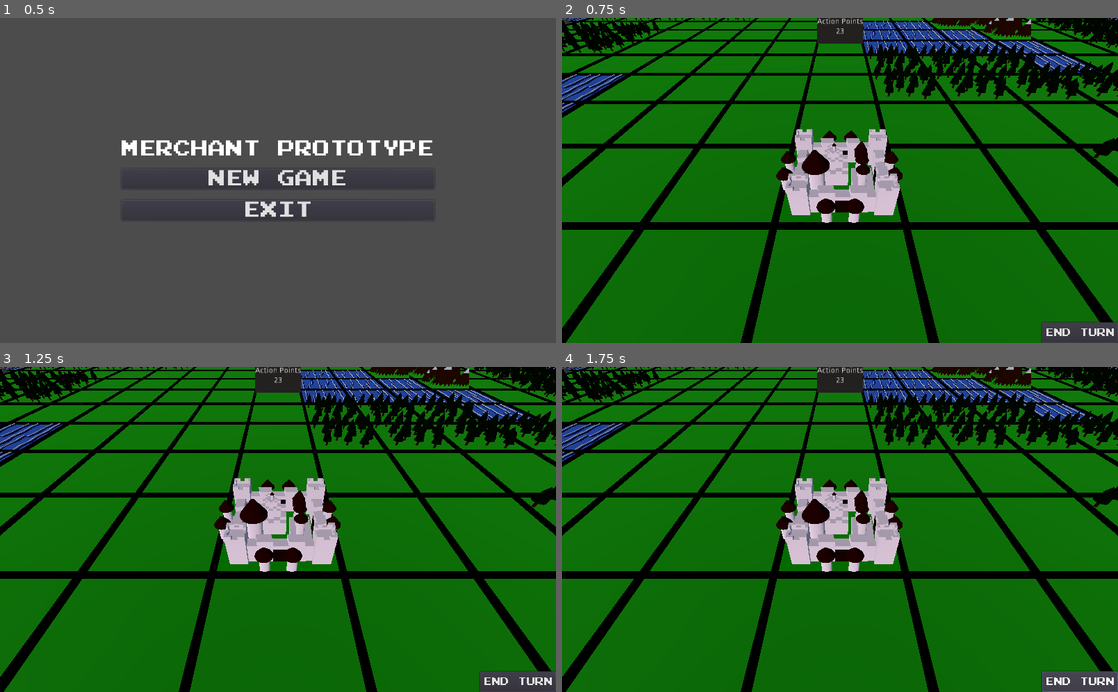
Above: before the commit, frames 1-4 (two rows, left to right).
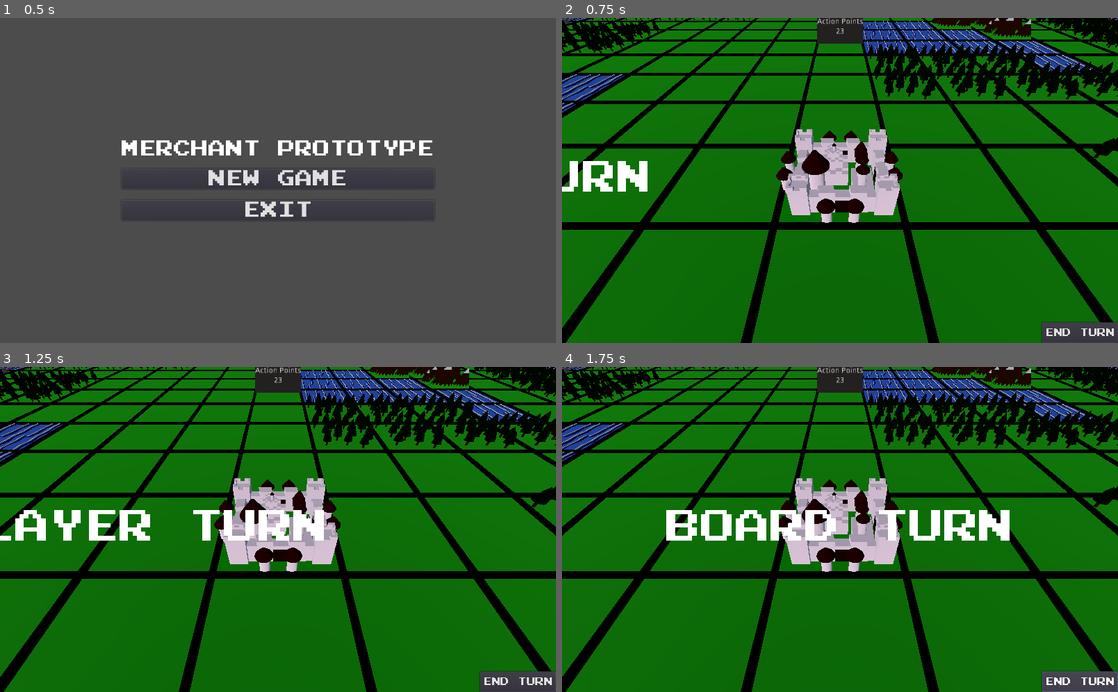
Above: after the commit, the same moments.

Repository: gabrielcornish/Merchants-Prototype
Game: Godot game, scene res://StartScreen/StartScreen.tscn
Same seed, same stepped clock (60 frames per second), same inputs: the game is played once before the commit and once after it.
Inputs:
- Up to frame 1 (0.5 s): no input
- Up to frame 2 (0.75 s): click "NEW GAME" at 0.5 s
- Up to frame 3 (1.25 s): no input
- Up to frame 4 (1.75 s): click "END TURN" at 1.25 s

Frame 1 is identical in both runs. In frame 2, 0.9% of the frame differs, in the area x 0-16%, y 44-54%; in frame 3, 2.4%; in frame 4, 2.9%, in the area x 18-81%, y 44-54%.

Commit message:
Added in-game feedback for turn changes

Diff:
--- a/GUI/GUI.tscn
+++ b/GUI/GUI.tscn
@@ -1,9 +1,12 @@
-[gd_scene load_steps=3 format=2]
+[gd_scene load_steps=4 format=2]
 
 [ext_resource path="res://GUI/PauseMenu.tscn" type="PackedScene" id=1]
 [ext_resource path="res://GUI/GameHUD.tscn" type="PackedScene" id=2]
+[ext_resource path="res://GUI/TurnChangeFeedback.tscn" type="PackedScene" id=3]
 
 [node name="GUI" type="CanvasLayer"]
+
+[node name="TurnChangeFeedback" parent="." instance=ExtResource( 3 )]
 
 [node name="GameHUD" parent="." instance=ExtResource( 2 )]
 
--- /dev/null
+++ b/GUI/TurnChangeFeedback.gd
@@ -0,0 +1,23 @@
+extends Control
+
+
+# Declare member variables here. Examples:
+# var a = 2
+# var b = "text"
+
+
+# Called when the node enters the scene tree for the first time.
+func _ready():
+	Events.connect("start_player_turn", self, "start_player_turn")
+	Events.connect("start_board_turn", self, "start_board_turn")
+
+
+func start_player_turn():
+	$Label.text = "PLAYER TURN"
+	$AnimationPlayer.play("BoardTurn")
+	pass
+
+func start_board_turn():
+	$Label.text = "BOARD TURN"
+	$AnimationPlayer.play("BoardTurn")
+	pass
--- /dev/null
+++ b/GUI/TurnChangeFeedback.tscn
@@ -0,0 +1,79 @@
+[gd_scene load_steps=6 format=2]
+
+[ext_resource path="res://SharedResources/Fonts/PrStart.ttf" type="DynamicFontData" id=1]
+[ext_resource path="res://GUI/TurnChangeFeedback.gd" type="Script" id=2]
+
+[sub_resource type="DynamicFont" id=1]
+size = 64
+font_data = ExtResource( 1 )
+
+[sub_resource type="Animation" id=2]
+resource_name = "BoardTurn"
+length = 2.0
+tracks/0/type = "value"
+tracks/0/path = NodePath("Label:margin_left")
+tracks/0/interp = 2
+tracks/0/loop_wrap = true
+tracks/0/imported = false
+tracks/0/enabled = true
+tracks/0/keys = {
+"times": PoolRealArray( 0, 1, 2 ),
+"transitions": PoolRealArray( 1, 6.9644, 1 ),
+"update": 0,
+"values": [ -640.0, 192.0, 1024.0 ]
+}
+tracks/1/type = "value"
+tracks/1/path = NodePath("Label:margin_top")
+tracks/1/interp = 1
+tracks/1/loop_wrap = true
+tracks/1/imported = false
+tracks/1/enabled = true
+tracks/1/keys = {
+"times": PoolRealArray( 0, 2 ),
+"transitions": PoolRealArray( 1, 1 ),
+"update": 1,
+"values": [ 264.0, 264.0 ]
+}
+
+[sub_resource type="Animation" id=3]
+length = 0.001
+tracks/0/type = "value"
+tracks/0/path = NodePath("Label:margin_left")
+tracks/0/interp = 1
+tracks/0/loop_wrap = true
+tracks/0/imported = false
+tracks/0/enabled = true
+tracks/0/keys = {
+"times": PoolRealArray( 0 ),
+"transitions": PoolRealArray( 1 ),
+"update": 0,
+"values": [ -640.0 ]
+}
+tracks/1/type = "value"
+tracks/1/path = NodePath("Label:margin_top")
+tracks/1/interp = 1
+tracks/1/loop_wrap = true
+tracks/1/imported = false
+tracks/1/enabled = true
+tracks/1/keys = {
+"times": PoolRealArray( 0 ),
+"transitions": PoolRealArray( 1 ),
+"update": 0,
+"values": [ 264.0 ]
+}
+
+[node name="TurnChangeFeedback" type="Control"]
+anchor_right = 1.0
+anchor_bottom = 1.0
+script = ExtResource( 2 )
+
+[node name="Label" type="Label" parent="."]
+margin_left = -640.0
+margin_top = 264.0
+margin_bottom = 328.0
+custom_fonts/font = SubResource( 1 )
+text = "BOARD TURN"
+
+[node name="AnimationPlayer" type="AnimationPlayer" parent="."]
+anims/BoardTurn = SubResource( 2 )
+anims/RESET = SubResource( 3 )
--- a/GameBoard/BoardActions.gd
+++ b/GameBoard/BoardActions.gd
@@ -8,5 +8,5 @@
 func start_board_turn():
 	#this is where we would put all of the board's actions
 	print("currently, it is the board's turn")
-	yield(get_tree().create_timer(0.4), "timeout")
+	yield(get_tree().create_timer(3), "timeout")
 	Events.emit_signal("end_board_turn")
--- a/MainGame/GameSpace.tscn
+++ b/MainGame/GameSpace.tscn
@@ -16,6 +16,7 @@
 
 [node name="Camera" type="Camera" parent="."]
 transform = Transform( 1, 0, 0, 0, 0.707107, 0.707107, 0, -0.707107, 0.707107, 1, 3, 4 )
+current = true
 script = ExtResource( 5 )
 
 [node name="GUI" parent="." instance=ExtResource( 3 )]
--- a/Player/Player.gd
+++ b/Player/Player.gd
@@ -8,6 +8,9 @@
 	Events.connect("start_player_turn", self, "start_player_turn")
 
 func start_player_turn():
+	# Wait for feedback animation to finish
+	yield(get_tree().create_timer(3), "timeout")
+
 	print("Currently, it is the player's turn")
 	#yield(player, "out_of_trader_movement_points")
 		#The above 'yield' will hold the game at this state until we hit a certain trigger.
